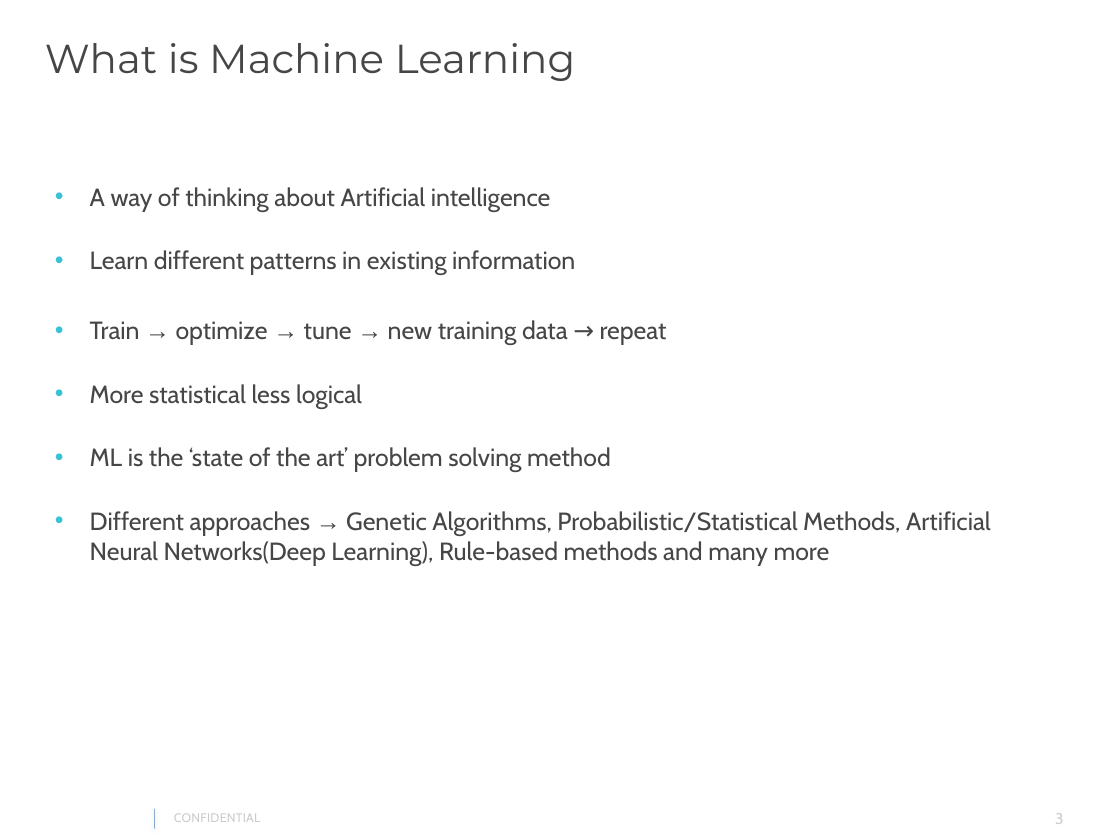
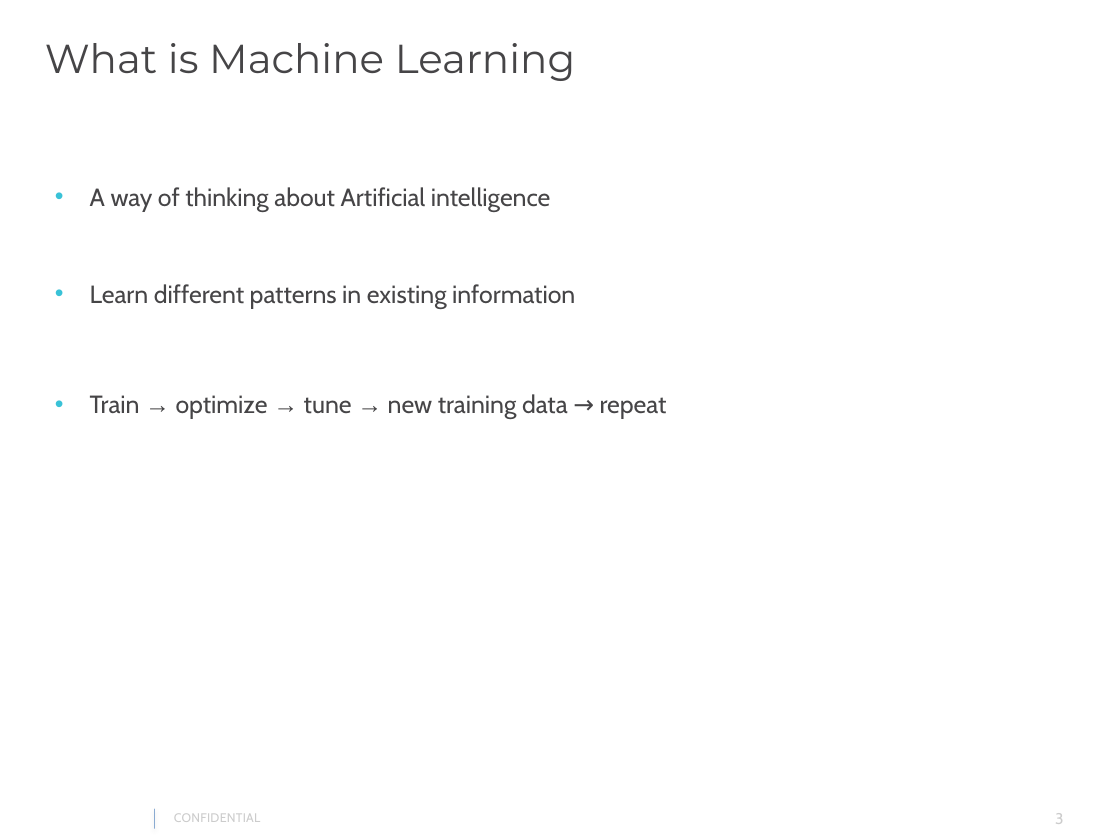
Before and after one commit to gautam0707/TechTalk1_Epam, a slide deck: slide 3 of TechTalk1.pptx. Drawn at 1120x840 pixels with LibreOffice and Linux fonts; fonts in the diff are those of the drawing; background and template pictures are left out. Boxes give left, top, right and bottom in pixels: in the first picture for what was removed or moved away, otherwise in the second. Text is boxed around its words. In the diff, an @@ line names an element or a change of style, - is before the commit and + after.

```diff
--- a/TechTalk1.pptx
+++ b/TechTalk1.pptx
@@ text at box(90, 384, 991, 565): paragraphs removed @@
-• More statistical less logical
-• ML is the ‘state of the art’ problem solving method
-• Different approaches → Genetic Algorithms, Probabilistic/Statistical Methods, Artificial Neural Networks(Deep Learning), Rule-based methods and many more
```
Also in this commit, not shown: 3 other slides changed, 2 slides added.
